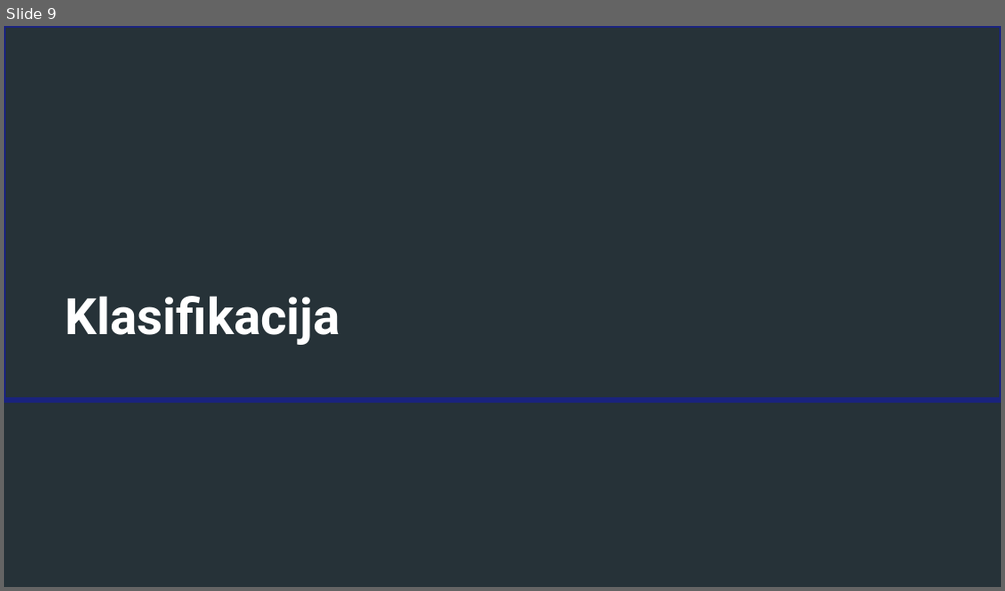
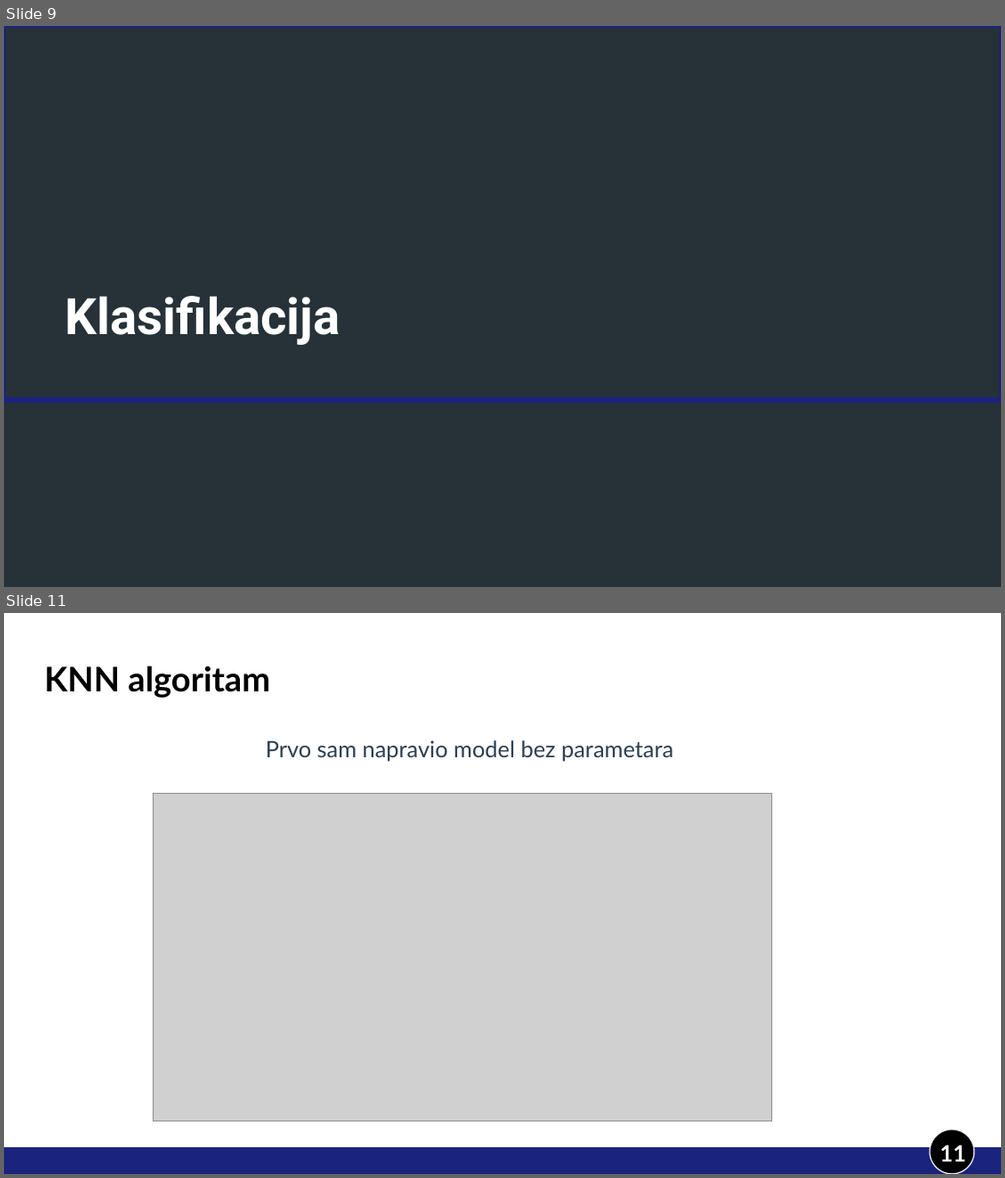
Before and after one commit to StefanJevtic63/2023_Data_Mining_Traffic_violations_Dataset, a slide deck: prezentacija.odp. Shown one above the other, each under a label of ours: slide 9 before the commit, slides 9 and 11 after it; the slides between them are not shown. The pictures are 1005x591 and 1005x1178 pixels, drawn with LibreOffice and Linux fonts; fonts in the diff are those of the drawing; grey boxes stand for pictures. Boxes give left, top, right and bottom in pixels: in the first picture for what was removed or moved away, otherwise in the second. Text is boxed around its words. In the diff, an @@ line names an element or a change of style, - is before the commit and + after.

```diff
--- a/prezentacija.odp
+++ b/prezentacija.odp
@@ slide 11 added at [4,613,1001,1174], background #FFFFFF @@
@@ title added at [44,666,270,698], 27 pt, text #000000, bold @@
+KNN algoritam
@@ text added at [266,740,673,762], 18 pt, text #2C3E50 @@
+Prvo sam napravio model bez parametara
@@ picture added at [154,793,772,1120] @@
@@ ellipse added at [930,1129,975,1174], fill #000000, outline #FAFAFA 0.85 pt @@
@@ page number added at [939,1144,965,1161], 18 pt, text #FFFFFF, bold @@
+11
@@ rectangle added at [4,1148,1001,1174], fill #1A237E @@
```
Also in this commit, not shown: 5 slides changed, 1 slide removed, 22 other files.
